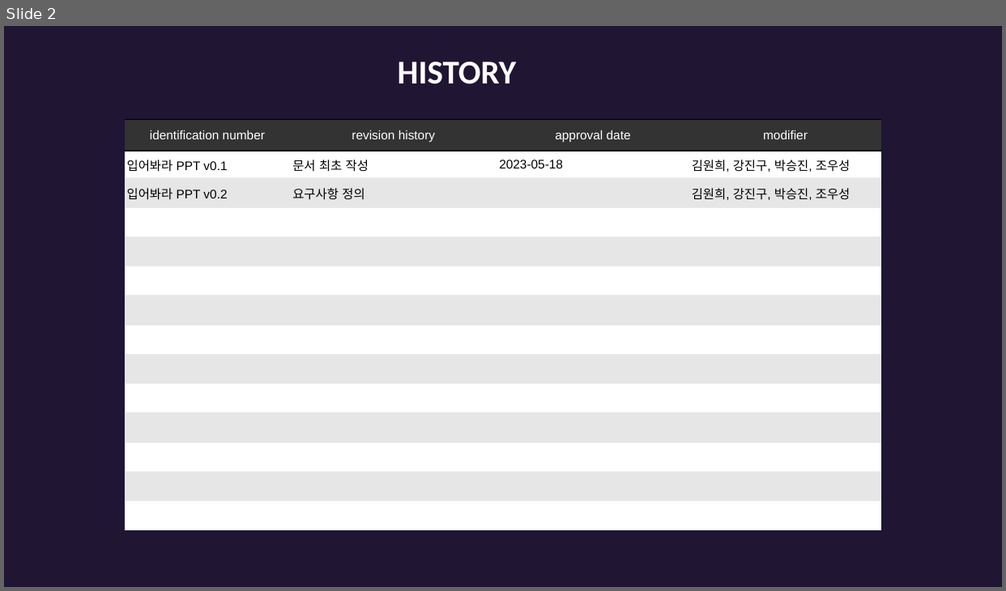
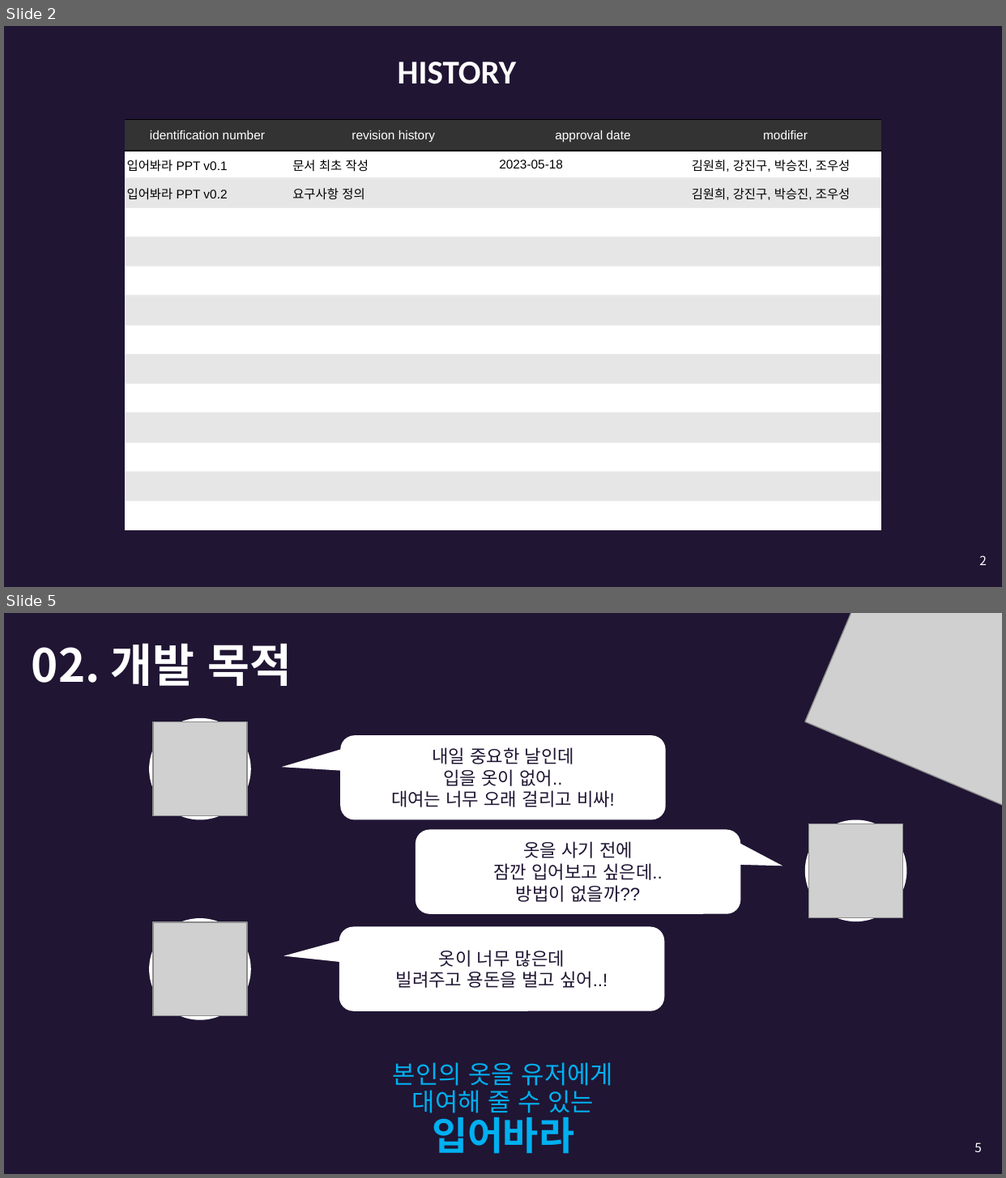
Before and after one commit to wooooooooooooooosung/SSU, a slide deck: doc/입어바라.pptx. Shown one above the other, each under a label of ours: slide 2 before the commit, slides 2 and 5 after it; the slides between them are not shown. The pictures are 1006x591 and 1006x1178 pixels, drawn with LibreOffice and Linux fonts; fonts in the diff are those of the drawing; grey boxes stand for pictures. Boxes give left, top, right and bottom in pixels: in the first picture for what was removed or moved away, otherwise in the second. Text is boxed around its words. In the diff, an @@ line names an element or a change of style, - is before the commit and + after.

```diff
--- a/doc/입어바라.pptx
+++ b/doc/입어바라.pptx
@@ slide 5 added at [4, 613, 1002, 1174], background #201533 @@
@@ picture added at [805, 613, 1002, 816] @@
@@ title added at [32, 643, 292, 686], 33 pt, text #FFFFFF, bold @@
+02. 개발 목적
@@ ellipse added at [149, 717, 250, 820], fill #FFFFFF @@
@@ picture added at [153, 722, 246, 815] @@
@@ rounded speech box added at [340, 736, 666, 820], fill #FFFFFF, 13 pt, text #201533 @@
+내일 중요한 날인데
+입을 옷이 없어..
+대여는 너무 오래 걸리고 비싸!
@@ rounded speech box added at [415, 829, 740, 914], fill #FFFFFF, 13 pt, text #201533 @@
+옷을 사기 전에
+잠깐 입어보고 싶은데..
+방법이 없을까??
@@ ellipse added at [805, 820, 907, 922], fill #FFFFFF @@
@@ picture added at [809, 824, 903, 918] @@
@@ ellipse added at [149, 918, 250, 1020], fill #FFFFFF @@
@@ picture added at [153, 922, 246, 1016] @@
@@ rounded speech box added at [339, 927, 665, 1012], fill #FFFFFF, 13 pt, text #201533 @@
+옷이 너무 많은데
+빌려주고 용돈을 벌고 싶어..!
@@ text added at [393, 1063, 613, 1154], 18 pt, text #00B0F0 @@
+본인의 옷을 유저에게
+대여해 줄 수 있는
+입어바라
@@ page number added at [974, 1143, 982, 1152], 9 pt, text #FFFFFF @@
+5
@@ slide 2 changed as well @@
@@ page number added at [979, 556, 987, 565], 9 pt, text #FFFFFF @@
+2
```
Also in this commit, not shown: 1 other slide changed, 7 other slides added, 1 slide removed.
